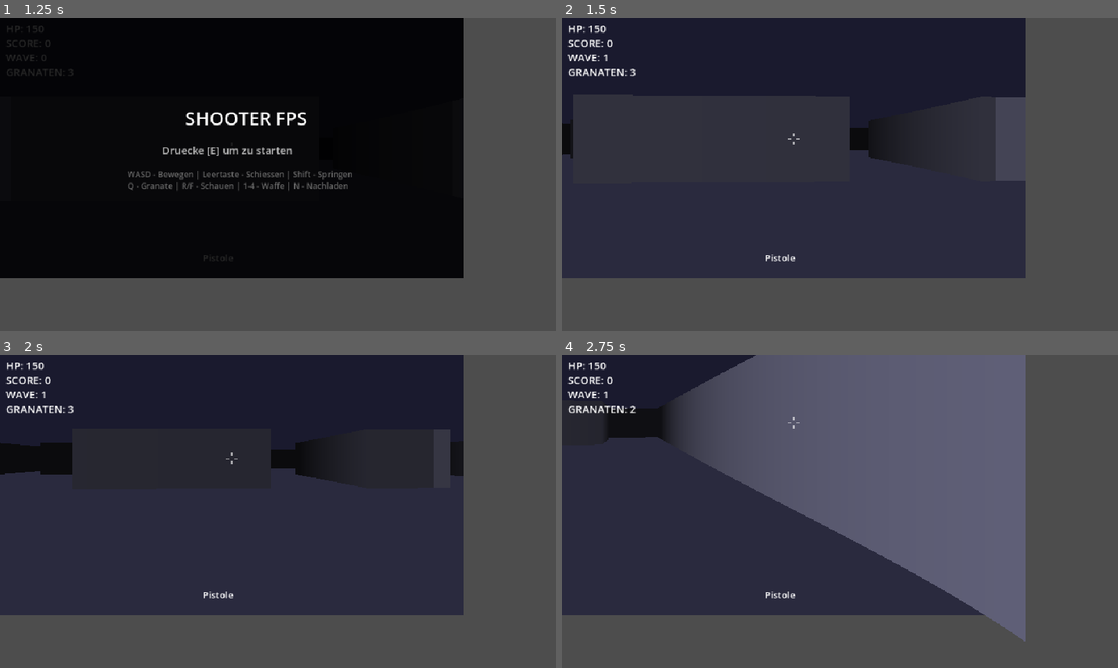
Above: before the commit, frames 1-4 (two rows, left to right).
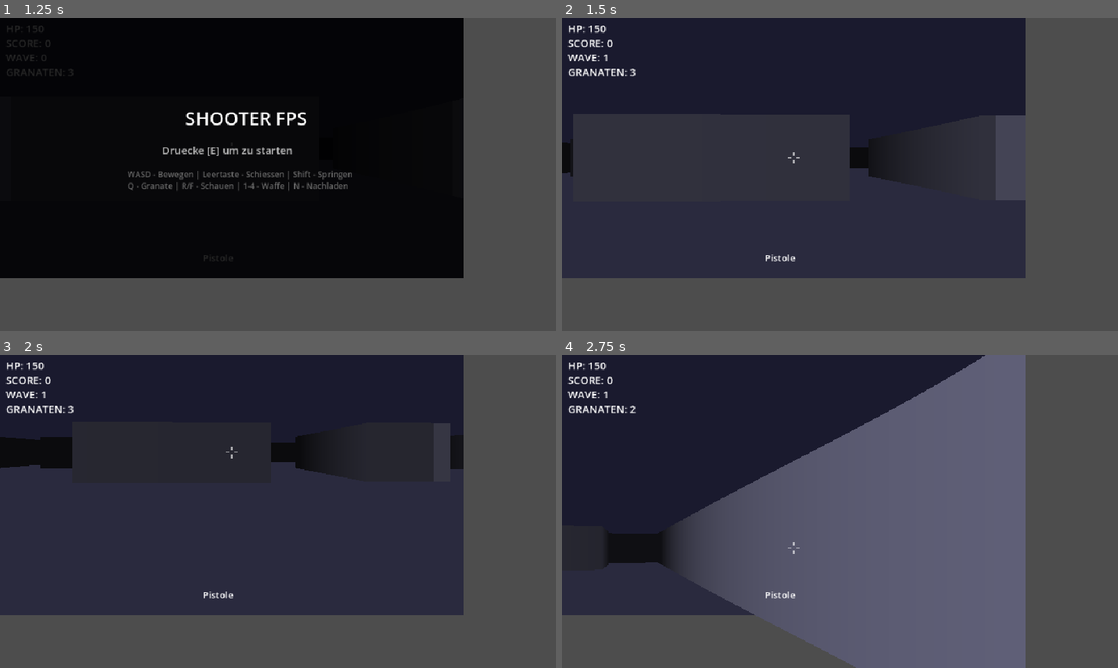
Above: after the commit, the same moments.

Repository: bartwisch/shooter-fps
Game: Godot game, scene res://Main.tscn
Two runs of this game, one before a commit and one after it. Both use one fixed random seed, a clock stepped at 60 frames per second and the inputs below.
Inputs:
- Up to frame 1 (1.25 s): tap Enter at 0.5 s; hold D (turn_right) from 0.53 s (still down); hold F (look_down) from 0.53 s (still down); tap Shift (jump) at 0.77 s; tap R (look_up) at 0.8 s
- Up to frame 2 (1.5 s): tap E (start) at 1.25 s; release D (turn_right) at 1.28 s; release F (look_down) at 1.28 s; hold S (move_back) from 1.28 s (still down); tap R (look_up) at 1.35 s
- Up to frame 3 (2 s): keep holding S (move_back); tap Shift (jump) at 1.52 s; tap F (look_down) at 1.55 s
- Up to frame 4 (2.75 s): release S (move_back) at 2.03 s; hold D (turn_right) from 2.03 s (still down); hold R (look_up) from 2.03 s (still down); tap Q (grenade) at 2.1 s

Frame 1 is identical in both runs. In frame 2, 1.6% of the frame differs, in the area x 0-84%, y 25-59%; in frame 3, 1.0%; in frame 4, 33%, in the area x 7-84%, y 0-100%.

Commit message:
Add gamepad support: analog sticks, sprint, aim, all buttons mapped

Diff:
--- a/godot_project/Main.gd
+++ b/godot_project/Main.gd
@@ -304,23 +304,29 @@
 
 # ─── Update ───
 func update_game(dt):
-	# Turning
-	var ts = player.turn_speed * dt * 60
-	var turn_input = (1 if Input.is_action_pressed("turn_right") else 0) - (1 if Input.is_action_pressed("turn_left") else 0)
+	# Sprint + Aim
+	var sprinting = Input.is_action_pressed("sprint")
+	var aiming = Input.is_action_pressed("aim")
+
+	# Turning: right stick X or A/D keys (slower when aiming)
+	var ts = player.turn_speed * dt * 60 * (0.4 if aiming else 1.0)
+	var turn_input = Input.get_axis("turn_left", "turn_right")
 	player.angle += ts * turn_input
 
-	# Pitch
-	var pitch_speed = 0.03 * dt * 60
-	var pitch_input = (1 if Input.is_action_pressed("look_up") else 0) - (1 if Input.is_action_pressed("look_down") else 0)
+	# Pitch: right stick Y or R/F keys (slower when aiming)
+	var pitch_speed = 0.03 * dt * 60 * (0.4 if aiming else 1.0)
+	var pitch_input = Input.get_axis("look_up", "look_down")
 	player.pitch += pitch_speed * pitch_input
 	player.pitch = clamp(player.pitch, -0.6, 0.6)
 
-	# Movement
-	var ps = player.speed * dt * 60
-	var fwd = (1 if Input.is_action_pressed("move_forward") else 0) - (1 if Input.is_action_pressed("move_back") else 0)
-	if fwd != 0:
-		var nx = player.x + cos(player.angle) * fwd * ps
-		var ny = player.y + sin(player.angle) * fwd * ps
+	# Movement: left stick or W/S keys (faster when sprinting, slower when aiming)
+	var speed_mul = 1.8 if sprinting else 0.5 if aiming else 1.0
+	var ps = player.speed * speed_mul * dt * 60
+	var fwd = Input.get_axis("move_back", "move_forward")
+	var strafe = Input.get_axis("strafe_left", "strafe_right")
+	if fwd != 0 or strafe != 0:
+		var nx = player.x + (cos(player.angle) * fwd + cos(player.angle + PI/2) * strafe) * ps
+		var ny = player.y + (sin(player.angle) * fwd + sin(player.angle + PI/2) * strafe) * ps
 		if can_move(nx, player.y): player.x = nx
 		if can_move(player.x, ny): player.y = ny
 
--- a/godot_project/project.godot
+++ b/godot_project/project.godot
@@ -30,77 +30,97 @@
 
 move_forward={
 "deadzone": 0.5,
-"events": [Object(InputEventKey,"resource_local_to_scene":fa …(211 unchanged characters)… "location":0,"echo":false,"script":null)
+"events": [Object(InputEventKey,"resource_local_to_scene":fa …(211 unchanged characters)… "location":0,"echo":false,"script":null), Object(InputEventJoypadMotion,"resource_local_to_scene":false,"resource_name":"","device":-1,"axis":1,"axis_value":-1.0,"script":null)
 ]
 }
 move_back={
 "deadzone": 0.5,
-"events": [Object(InputEventKey,"resource_local_to_scene":fa …(211 unchanged characters)… "location":0,"echo":false,"script":null)
+"events": [Object(InputEventKey,"resource_local_to_scene":fa …(211 unchanged characters)… "location":0,"echo":false,"script":null), Object(InputEventJoypadMotion,"resource_local_to_scene":false,"resource_name":"","device":-1,"axis":1,"axis_value":1.0,"script":null)
 ]
 }
 turn_left={
 "deadzone": 0.5,
-"events": [Object(InputEventKey,"resource_local_to_scene":fa …(210 unchanged characters)… "location":0,"echo":false,"script":null)
+"events": [Object(InputEventKey,"resource_local_to_scene":fa …(210 unchanged characters)… "location":0,"echo":false,"script":null), Object(InputEventJoypadMotion,"resource_local_to_scene":false,"resource_name":"","device":-1,"axis":2,"axis_value":-1.0,"script":null)
 ]
 }
 turn_right={
 "deadzone": 0.5,
-"events": [Object(InputEventKey,"resource_local_to_scene":fa …(211 unchanged characters)… "location":0,"echo":false,"script":null)
+"events": [Object(InputEventKey,"resource_local_to_scene":fa …(211 unchanged characters)… "location":0,"echo":false,"script":null), Object(InputEventJoypadMotion,"resource_local_to_scene":false,"resource_name":"","device":-1,"axis":2,"axis_value":1.0,"script":null)
 ]
 }
 shoot={
 "deadzone": 0.5,
-"events": [Object(InputEventKey,"resource_local_to_scene":fa …(210 unchanged characters)… "location":0,"echo":false,"script":null)
+"events": [Object(InputEventKey,"resource_local_to_scene":fa …(210 unchanged characters)… "location":0,"echo":false,"script":null), Object(InputEventJoypadButton,"resource_local_to_scene":false,"resource_name":"","device":-1,"button_index":7,"pressure":0.0,"script":null)
 ]
 }
 jump={
 "deadzone": 0.5,
-"events": [Object(InputEventKey,"resource_local_to_scene":fa …(214 unchanged characters)… "location":0,"echo":false,"script":null)
+"events": [Object(InputEventKey,"resource_local_to_scene":fa …(214 unchanged characters)… "location":0,"echo":false,"script":null), Object(InputEventJoypadButton,"resource_local_to_scene":false,"resource_name":"","device":-1,"button_index":3,"pressure":0.0,"script":null), Object(InputEventJoypadButton,"resource_local_to_scene":false,"resource_name":"","device":-1,"button_index":4,"pressure":0.0,"script":null)
 ]
 }
 grenade={
 "deadzone": 0.5,
-"events": [Object(InputEventKey,"resource_local_to_scene":fa …(211 unchanged characters)… "location":0,"echo":false,"script":null)
+"events": [Object(InputEventKey,"resource_local_to_scene":fa …(211 unchanged characters)… "location":0,"echo":false,"script":null), Object(InputEventJoypadButton,"resource_local_to_scene":false,"resource_name":"","device":-1,"button_index":0,"pressure":0.0,"script":null)
 ]
 }
 look_up={
 "deadzone": 0.5,
-"events": [Object(InputEventKey,"resource_local_to_scene":fa …(211 unchanged characters)… "location":0,"echo":false,"script":null)
+"events": [Object(InputEventKey,"resource_local_to_scene":fa …(211 unchanged characters)… "location":0,"echo":false,"script":null), Object(InputEventJoypadMotion,"resource_local_to_scene":false,"resource_name":"","device":-1,"axis":3,"axis_value":-1.0,"script":null)
 ]
 }
 look_down={
 "deadzone": 0.5,
-"events": [Object(InputEventKey,"resource_local_to_scene":fa …(211 unchanged characters)… "location":0,"echo":false,"script":null)
+"events": [Object(InputEventKey,"resource_local_to_scene":fa …(211 unchanged characters)… "location":0,"echo":false,"script":null), Object(InputEventJoypadMotion,"resource_local_to_scene":false,"resource_name":"","device":-1,"axis":3,"axis_value":1.0,"script":null)
 ]
 }
 weapon_1={
 "deadzone": 0.5,
-"events": [Object(InputEventKey,"resource_local_to_scene":fa …(210 unchanged characters)… "location":0,"echo":false,"script":null)
+"events": [Object(InputEventKey,"resource_local_to_scene":fa …(210 unchanged characters)… "location":0,"echo":false,"script":null), Object(InputEventJoypadButton,"resource_local_to_scene":false,"resource_name":"","device":-1,"button_index":12,"pressure":0.0,"script":null)
 ]
 }
 weapon_2={
 "deadzone": 0.5,
-"events": [Object(InputEventKey,"resource_local_to_scene":fa …(210 unchanged characters)… "location":0,"echo":false,"script":null)
+"events": [Object(InputEventKey,"resource_local_to_scene":fa …(210 unchanged characters)… "location":0,"echo":false,"script":null), Object(InputEventJoypadButton,"resource_local_to_scene":false,"resource_name":"","device":-1,"button_index":14,"pressure":0.0,"script":null)
 ]
 }
 weapon_3={
 "deadzone": 0.5,
-"events": [Object(InputEventKey,"resource_local_to_scene":fa …(210 unchanged characters)… "location":0,"echo":false,"script":null)
+"events": [Object(InputEventKey,"resource_local_to_scene":fa …(210 unchanged characters)… "location":0,"echo":false,"script":null), Object(InputEventJoypadButton,"resource_local_to_scene":false,"resource_name":"","device":-1,"button_index":13,"pressure":0.0,"script":null)
 ]
 }
 weapon_4={
 "deadzone": 0.5,
-"events": [Object(InputEventKey,"resource_local_to_scene":fa …(210 unchanged characters)… "location":0,"echo":false,"script":null)
+"events": [Object(InputEventKey,"resource_local_to_scene":fa …(210 unchanged characters)… "location":0,"echo":false,"script":null), Object(InputEventJoypadButton,"resource_local_to_scene":false,"resource_name":"","device":-1,"button_index":15,"pressure":0.0,"script":null)
 ]
 }
 reload={
 "deadzone": 0.5,
-"events": [Object(InputEventKey,"resource_local_to_scene":fa …(211 unchanged characters)… "location":0,"echo":false,"script":null)
+"events": [Object(InputEventKey,"resource_local_to_scene":fa …(211 unchanged characters)… "location":0,"echo":false,"script":null), Object(InputEventJoypadButton,"resource_local_to_scene":false,"resource_name":"","device":-1,"button_index":1,"pressure":0.0,"script":null)
 ]
 }
 start={
 "deadzone": 0.5,
-"events": [Object(InputEventKey,"resource_local_to_scene":fa …(211 unchanged characters)… "location":0,"echo":false,"script":null)
+"events": [Object(InputEventKey,"resource_local_to_scene":fa …(211 unchanged characters)… "location":0,"echo":false,"script":null), Object(InputEventJoypadButton,"resource_local_to_scene":false,"resource_name":"","device":-1,"button_index":6,"pressure":0.0,"script":null)
+]
+}
+sprint={
+"deadzone": 0.5,
+"events": [Object(InputEventJoypadButton,"resource_local_to_scene":false,"resource_name":"","device":-1,"button_index":2,"pressure":0.0,"script":null)
+]
+}
+aim={
+"deadzone": 0.5,
+"events": [Object(InputEventJoypadButton,"resource_local_to_scene":false,"resource_name":"","device":-1,"button_index":5,"pressure":0.0,"script":null)
+]
+}
+strafe_left={
+"deadzone": 0.5,
+"events": [Object(InputEventJoypadMotion,"resource_local_to_scene":false,"resource_name":"","device":-1,"axis":0,"axis_value":-1.0,"script":null)
+]
+}
+strafe_right={
+"deadzone": 0.5,
+"events": [Object(InputEventJoypadMotion,"resource_local_to_scene":false,"resource_name":"","device":-1,"axis":0,"axis_value":1.0,"script":null)
 ]
 }
 
